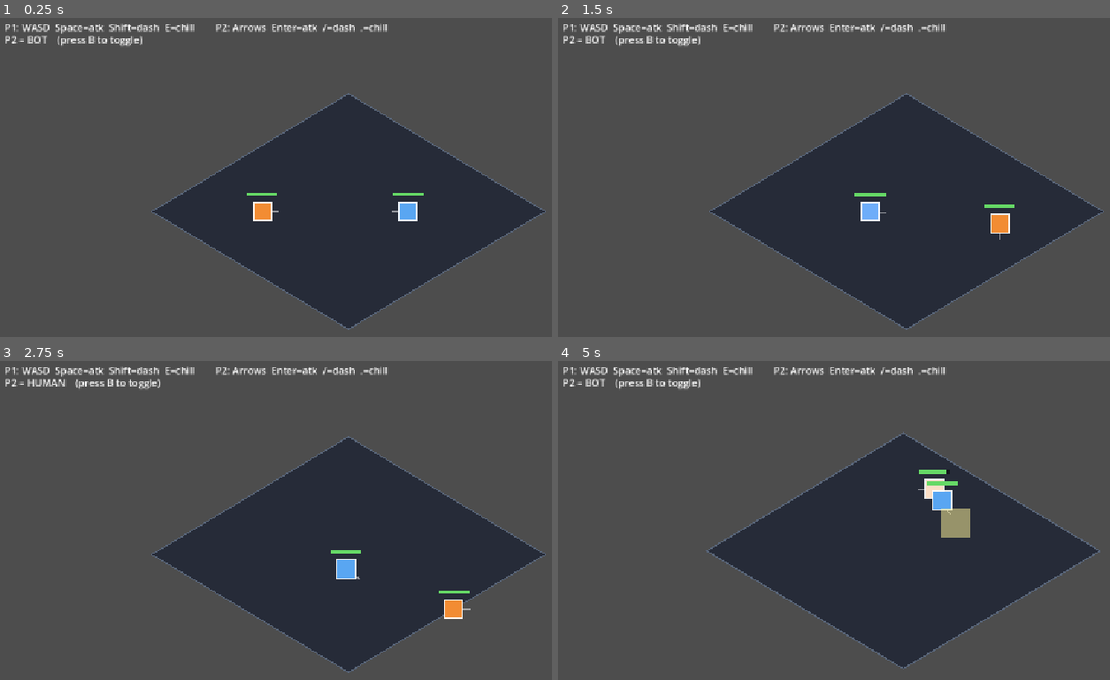
Above: before the commit, frames 1-4 (two rows, left to right).
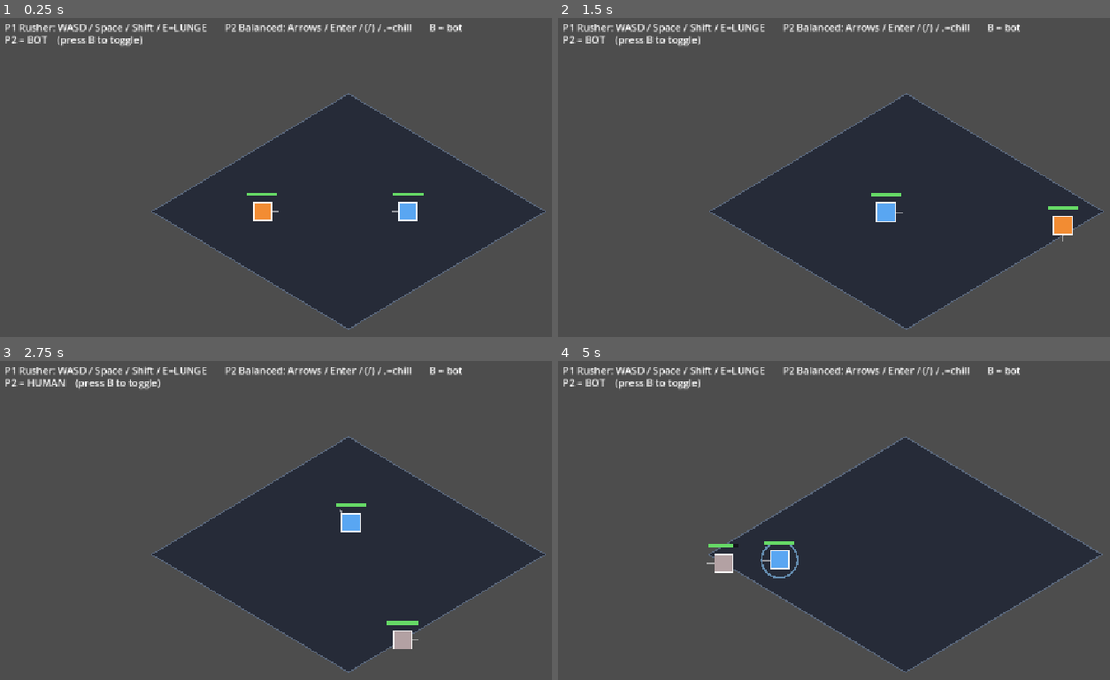
Above: after the commit, the same moments.

Repository: avivuiux/survival-arena
Game: Godot game, scene res://scenes/game.tscn
The game is run twice, just before and just after one commit, with the same random seed, the same clock (stepped at 60 frames per second) and the same inputs.
Inputs:
- Up to frame 1 (0.25 s): no input
- Up to frame 2 (1.5 s): tap B at 0.5, 1.25 s; hold D 0.53-1.28 s; tap Shift at 0.6 s; tap Space at 0.77, 1.07 s; tap E at 0.8, 1.35 s; hold S from 1.28 s (still down)
- Up to frame 3 (2.75 s): tap Space at 1.52, 1.82, 2.3 s; tap Enter at 1.55, 2.1 s; tap B at 2 s; release S at 2.03 s; hold D from 2.03 s (still down)
- Up to frame 4 (5 s): tap B at 2.75, 3.5, 4.25 s; release D at 2.78 s; hold W 2.78-3.53 s; tap Space at 2.85, 3.02, 3.32, 3.77, 4.07, 4.52, 4.82 s; tap Shift at 3.05, 3.6 s; hold A from 3.53 s (still down); tap E at 3.8, 4.35 s; tap Enter at 4.55 s

The runs differ from the first frame. In frame 1, 1.2% of the frame differs, in the area x 2-84%, y 1-5%; in frame 2, 2.3%; in frame 3, 2.4%; in frame 4, 5.1%, in the area x 2-99%, y 1-98%.

Commit message:
L2 start: data-driven archetypes + second character Rusher (lunge)
Extract per-character stats (hp/speed/damage/atk_cooldown/skill) out of
consts into vars, set from an ARCHETYPES table in game.gd. Add the
Rusher: fast, low HP, hard-hitting, with a lunge skill (a fast
forward dash with the hitbox live - a dash that deals damage). P1 is
now the Rusher (you play it); P2 bot is Balanced. Headless clean.

Co-Authored-By: Claude Opus 4.8 (1M context) <noreply@anthropic.com>

Diff:
--- a/entities/fighter/fighter.gd
+++ b/entities/fighter/fighter.gd
@@ -7,15 +7,11 @@
 #  Slice 3+4: two fighters duel locally with win/lose + reset.
 # =============================================================
 
-const SPEED := 320.0
 const SIZE := 30.0
 const REACH := 42.0
 const HIT_W := 48.0
 const HIT_H := 48.0
 const ATTACK_ACTIVE := 0.12
-const ATTACK_COOLDOWN := 0.34
-const MAX_HP := 100
-const DAMAGE := 12
 const KNOCKBACK := 360.0
 const FRICTION := 900.0
 const FLASH_TIME := 0.12
@@ -32,11 +28,19 @@
 const CHILL_SLOW := 0.32        # speed multiplier while chilled
 const CHILL_CAST_ANIM := 0.4    # expanding-ring visual length
 const BOT_DODGE_CD := 1.3       # min gap between bot dodges (opens punish windows)
+const LUNGE_COOLDOWN := 1.4     # rusher skill
+const LUNGE_TIME := 0.20        # lunge travel/active window
 
 # Configured by Game before add_child:
 var game
 var fighter_name := "P1"
 var body_color := Color(0.95, 0.55, 0.20)
+# Per-character stats (set by Game from an archetype)
+var max_hp := 100
+var speed := 320.0
+var damage := 12
+var attack_cooldown := 0.34
+var skill_type := "chill"       # "chill" | "lunge"
 var key_up := KEY_W
 var key_down := KEY_S
 var key_left := KEY_A
@@ -47,11 +51,12 @@
 var is_bot := false
 
 var active := true
-var hp := MAX_HP
+var hp := 100
 var facing := Vector2.RIGHT
 var velocity := Vector2.ZERO        # knockback velocity
 var _move_vel := Vector2.ZERO       # input movement velocity (has momentum)
 var _attacking := false
+var _lunge := false
 var _attack_time := 0.0
 var _cooldown := 0.0
 var _attack_prev := false
@@ -73,6 +78,7 @@
 var _already_hit: Array = []
 
 func _ready() -> void:
+	hp = max_hp
 	_hurtbox = Area2D.new()
 	_hurtbox.monitoring = false
 	_hurtbox.monitorable = true
@@ -174,11 +180,14 @@
 			_dash_time -= delta
 			if _dash_time <= 0.0:
 				_dashing = false
-				_move_vel = _dash_dir * SPEED * 0.5   # glide out of the dash
+				_move_vel = _dash_dir * speed * 0.5   # glide out of the dash
+				if _lunge:
+					_lunge = false
+					_hitbox.monitoring = false
 			_update_hitbox_position()
 		else:
 			# Momentum movement: accelerate toward the target, glide to a stop.
-			var spd := SPEED
+			var spd := speed
 			var acc := ACCEL
 			if _chill_time > 0.0:        # chilled = sluggish
 				spd *= CHILL_SLOW
@@ -196,14 +205,18 @@
 			if want_attack and not _attacking and _cooldown <= 0.0:
 				_start_attack()
 			if want_skill and _skill_cd <= 0.0 and _chill_time <= 0.0:
-				_cast_chill()
+				if skill_type == "lunge":
+					_cast_lunge()
+				else:
+					_cast_chill()
 
 	queue_redraw()
 
 func _physics_process(delta: float) -> void:
-	if not _attacking:
+	if not _attacking and not _lunge:
 		return
-	_attack_time -= delta
+	if _attacking:
+		_attack_time -= delta
 	for area in _hitbox.get_overlapping_areas():
 		if area.is_in_group("hurtbox") and not _already_hit.has(area):
 			var target := area.get_parent()
@@ -211,15 +224,16 @@
 				continue
 			_already_hit.append(area)
 			if target and target.has_method("take_hit"):
-				target.take_hit(facing, DAMAGE)
-	if _attack_time <= 0.0:
+				target.take_hit(facing, damage)
+	if _attacking and _attack_time <= 0.0:
 		_attacking = false
-		_hitbox.monitoring = false
+		if not _lunge:
+			_hitbox.monitoring = false
 
 func _start_attack() -> void:
 	_attacking = true
 	_attack_time = ATTACK_ACTIVE
-	_cooldown = ATTACK_COOLDOWN
+	_cooldown = attack_cooldown
 	_already_hit.clear()
 	_update_hitbox_position()
 	_hitbox.monitoring = true
@@ -238,6 +252,23 @@
 func apply_chill(duration: float) -> void:
 	if active:
 		_chill_time = maxf(_chill_time, duration)
+
+# Rusher skill: a fast forward lunge with the hitbox live (a dash that hits).
+func _cast_lunge() -> void:
+	_skill_cd = LUNGE_COOLDOWN
+	_dash_dir = facing
+	_dashing = true
+	_lunge = true
+	_dash_time = LUNGE_TIME
+	_dash_cd = DASH_COOLDOWN
+	_iframe = LUNGE_TIME * 0.5
+	velocity = Vector2.ZERO
+	_move_vel = Vector2.ZERO
+	_already_hit.clear()
+	_update_hitbox_position()
+	_hitbox.monitoring = true
+	if game:
+		game.add_shake(4.0)
 
 # Reactive AI: chase, attack in range, then space out; dodge the foe's swing
 # but only occasionally (dodge cooldown) so the player gets punish windows.
@@ -302,11 +333,12 @@
 			game.on_ko(self)
 
 func reset_fighter(pos: Vector2) -> void:
-	hp = MAX_HP
+	hp = max_hp
 	position = pos
 	velocity = Vector2.ZERO
 	_move_vel = Vector2.ZERO
 	_attacking = false
+	_lunge = false
 	_hitbox.monitoring = false
 	_flash = 0.0
 	_dashing = false
@@ -353,11 +385,14 @@
 		var c := Color(1.0, 0.95, 0.6, 0.20 + 0.55 * t)
 		var hr := Rect2(facing * REACH - Vector2(HIT_W, HIT_H) / 2.0, Vector2(HIT_W, HIT_H))
 		draw_rect(hr, c)
+	if _lunge:
+		var hr2 := Rect2(facing * REACH - Vector2(HIT_W, HIT_H) / 2.0, Vector2(HIT_W, HIT_H))
+		draw_rect(hr2, Color(1.0, 0.5, 0.25, 0.55))   # orange = damaging lunge
 	# HP bar
 	var bw := 50.0
 	var bh := 6.0
 	var by := -SIZE / 2.0 - 16.0
 	draw_rect(Rect2(-bw / 2.0, by, bw, bh), Color(0, 0, 0, 0.5))
-	var ratio := clampf(float(hp) / float(MAX_HP), 0.0, 1.0)
+	var ratio := clampf(float(hp) / float(max_hp), 0.0, 1.0)
 	var hpcol := Color(0.40, 0.85, 0.40) if ratio > 0.3 else Color(0.90, 0.40, 0.30)
 	draw_rect(Rect2(-bw / 2.0, by, bw * ratio, bh), hpcol)
--- a/scripts/game.gd
+++ b/scripts/game.gd
@@ -13,6 +13,12 @@
 
 const P1_SPAWN := Vector2(-140.0, 0.0)
 const P2_SPAWN := Vector2(140.0, 0.0)
+
+# Character archetypes (data-driven; first step of the L2 roster)
+const ARCHETYPES := {
+	"balanced": {"hp": 100, "speed": 320.0, "damage": 12, "atk_cd": 0.34, "skill": "chill"},
+	"rusher":   {"hp": 70,  "speed": 430.0, "damage": 18, "atk_cd": 0.26, "skill": "lunge"},
+}
 
 var arena_center := Vector2.ZERO
 var _shake := 0.0
@@ -30,7 +36,7 @@
 	add_child(ui)
 
 	var hint := Label.new()
-	hint.text = "P1: WASD  Space=atk  Shift=dash  E=chill        P2: Arrows  Enter=atk  /=dash  .=chill"
+	hint.text = "P1 Rusher: WASD / Space / Shift / E=LUNGE       P2 Balanced: Arrows / Enter / (/) / .=chill       B = bot"
 	hint.position = Vector2(16.0, 12.0)
 	ui.add_child(hint)
 
@@ -47,9 +53,9 @@
 	ui.add_child(_banner)
 
 	_p1 = _make_fighter("P1", Color(0.95, 0.55, 0.20),
-		KEY_W, KEY_S, KEY_A, KEY_D, KEY_SPACE, KEY_SHIFT, KEY_E, arena_center + P1_SPAWN)
+		KEY_W, KEY_S, KEY_A, KEY_D, KEY_SPACE, KEY_SHIFT, KEY_E, "rusher", arena_center + P1_SPAWN)
 	_p2 = _make_fighter("P2", Color(0.35, 0.65, 0.95),
-		KEY_UP, KEY_DOWN, KEY_LEFT, KEY_RIGHT, KEY_ENTER, KEY_SLASH, KEY_PERIOD, arena_center + P2_SPAWN)
+		KEY_UP, KEY_DOWN, KEY_LEFT, KEY_RIGHT, KEY_ENTER, KEY_SLASH, KEY_PERIOD, "balanced", arena_center + P2_SPAWN)
 	_fighters = [_p1, _p2]
 	_p2.is_bot = true              # solo by default; press B to toggle
 	_update_mode_label()
@@ -57,11 +63,17 @@
 	queue_redraw()
 
 func _make_fighter(fname: String, color: Color, ku: int, kd: int, kl: int, kr: int,
-		ka: int, kdash: int, kskill: int, pos: Vector2) -> Node2D:
+		ka: int, kdash: int, kskill: int, archetype: String, pos: Vector2) -> Node2D:
 	var f := FighterScript.new()
 	f.game = self
 	f.fighter_name = fname
 	f.body_color = color
+	var a: Dictionary = ARCHETYPES[archetype]
+	f.max_hp = a["hp"]
+	f.speed = a["speed"]
+	f.damage = a["damage"]
+	f.attack_cooldown = a["atk_cd"]
+	f.skill_type = a["skill"]
 	f.key_up = ku
 	f.key_down = kd
 	f.key_left = kl
